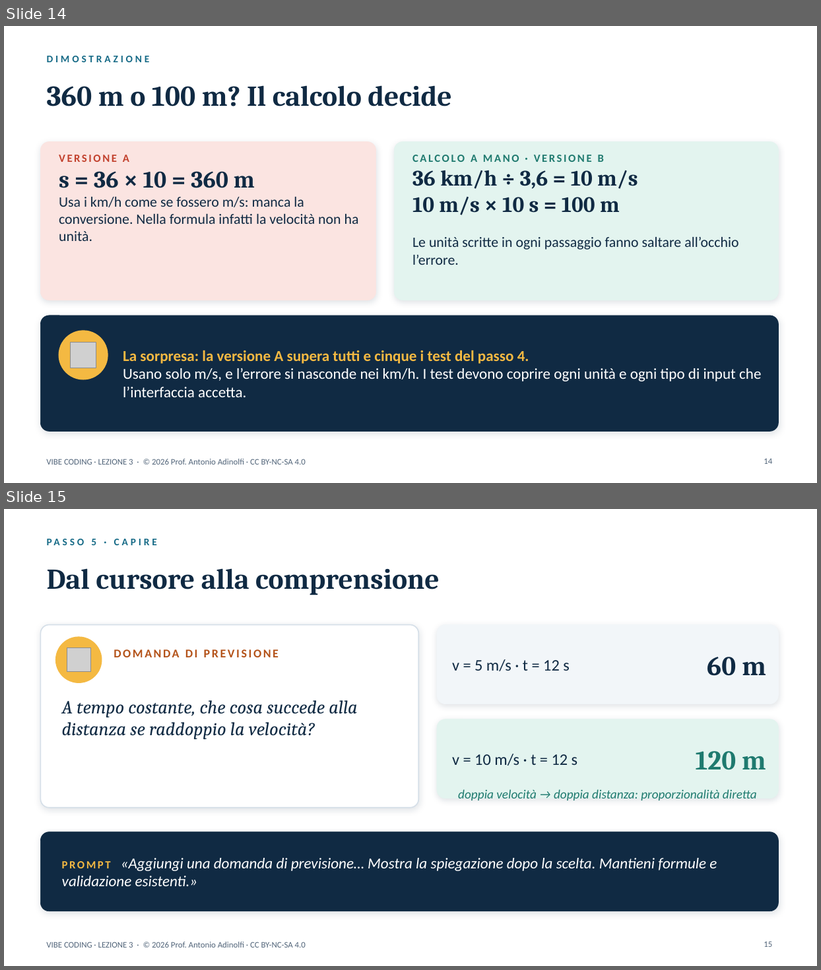
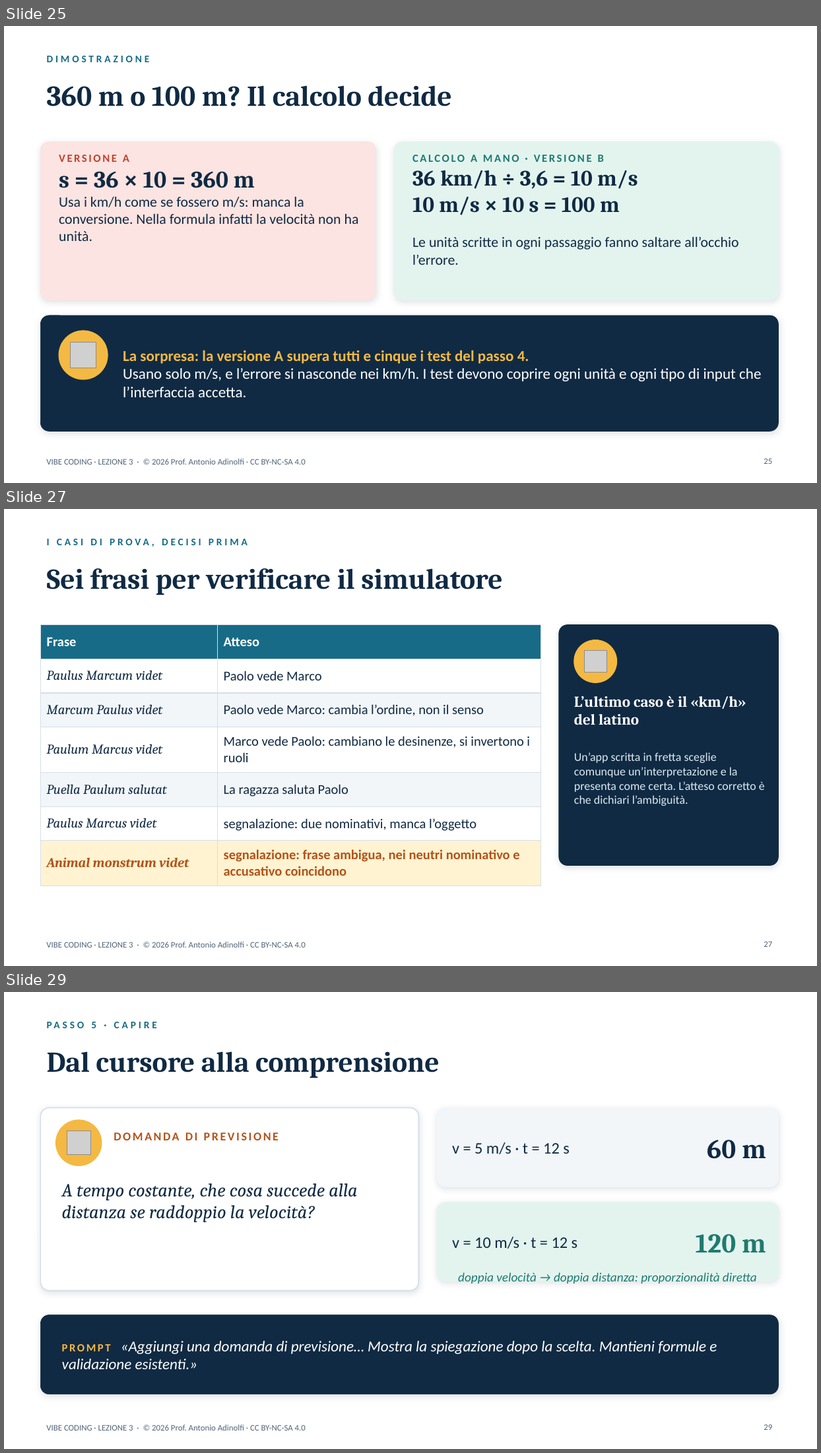
Before and after one commit to antonioadinolfi/scuola, a slide deck: corso-vibe-coding/materiali/Lezione_3_Vibe_Coding_Simulazioni.pptx. Shown one above the other, each under a label of ours: slides 14 and 15 before the commit, slides 25, 27 and 29 after it; the slides between them are not shown. The pictures are 821x970 and 821x1453 pixels, drawn with LibreOffice and Linux fonts; fonts in the diff are those of the drawing; grey boxes stand for pictures; background and template pictures are left out. Boxes give left, top, right and bottom in pixels: in the first picture for what was removed or moved away, otherwise in the second. Text is boxed around its words. In the diff, an @@ line names an element or a change of style, - is before the commit and + after.

```diff
--- a/corso-vibe-coding/materiali/Lezione_3_Vibe_Coding_Simulazioni.pptx
+++ b/corso-vibe-coding/materiali/Lezione_3_Vibe_Coding_Simulazioni.pptx
@@ slide 27 added at (x1=4, y1=509, x2=817, y2=966), background picture (left out); not listed: 1 template element that a slide beside it also shows @@
@@ text added at (x1=47, y1=539, x2=248, y2=545), 12 pt, text #176B87, bold @@
+I CASI DI PROVA, DECISI PRIMA
@@ title added at (x1=47, y1=568, x2=502, y2=595), 34 pt, text #102A43, bold @@
+Sei frasi per verificare il simulatore
@@ table added at (x1=40, y1=625, x2=541, y2=879), 7 rows, 2 columns @@
+Frase | Atteso
+Paulus Marcum videt | Paolo vede Marco
+Marcum Paulus videt | Paolo vede Marco: cambia l’ordine, non il senso
+Paulum Marcus videt | Marco vede Paolo: cambiano le desinenze, si invertono i ruoli
+Puella Paulum salutat | La ragazza saluta Paolo
+Paulus Marcus videt | segnalazione: due nominativi, manca l’oggetto
+Animal monstrum videt | segnalazione: frase ambigua, nei neutri nominativo e accusativo coincidono
@@ rounded rectangle added at (x1=559, y1=625, x2=779, y2=866), fill #102A43, outline #102A43 0.5 pt @@
@@ ellipse added at (x1=574, y1=640, x2=617, y2=683), fill #F4B942, outline #F4B942 1 pt @@
@@ picture added at (x1=585, y1=650, x2=607, y2=673) @@
@@ text added at (x1=574, y1=696, x2=746, y2=725), 18 pt, text #FFFFFF, bold @@
+L’ultimo caso è il «km/h» del latino
@@ text added at (x1=574, y1=753, x2=765, y2=806), 14 pt, text #D9E8F0 @@
+Un’app scritta in fretta sceglie comunque un’interpretazione e la presenta come certa. L’atteso corretto è che dichiari l’ambiguità.
@@ page number added at (x1=764, y1=941, x2=772, y2=947), 10 pt, text #52657A @@
+27
@@ what was slide 14 is now slide 25 @@
@@ page number at (x1=764, y1=458, x2=772, y2=464): text changed @@
-14
+25
@@ what was slide 15 is now slide 29 @@
@@ page number at (x1=764, y1=1424, x2=772, y2=1430): text changed @@
-15
+29
```
Also in this commit, not shown: 14 other slides added, 2 other files.
